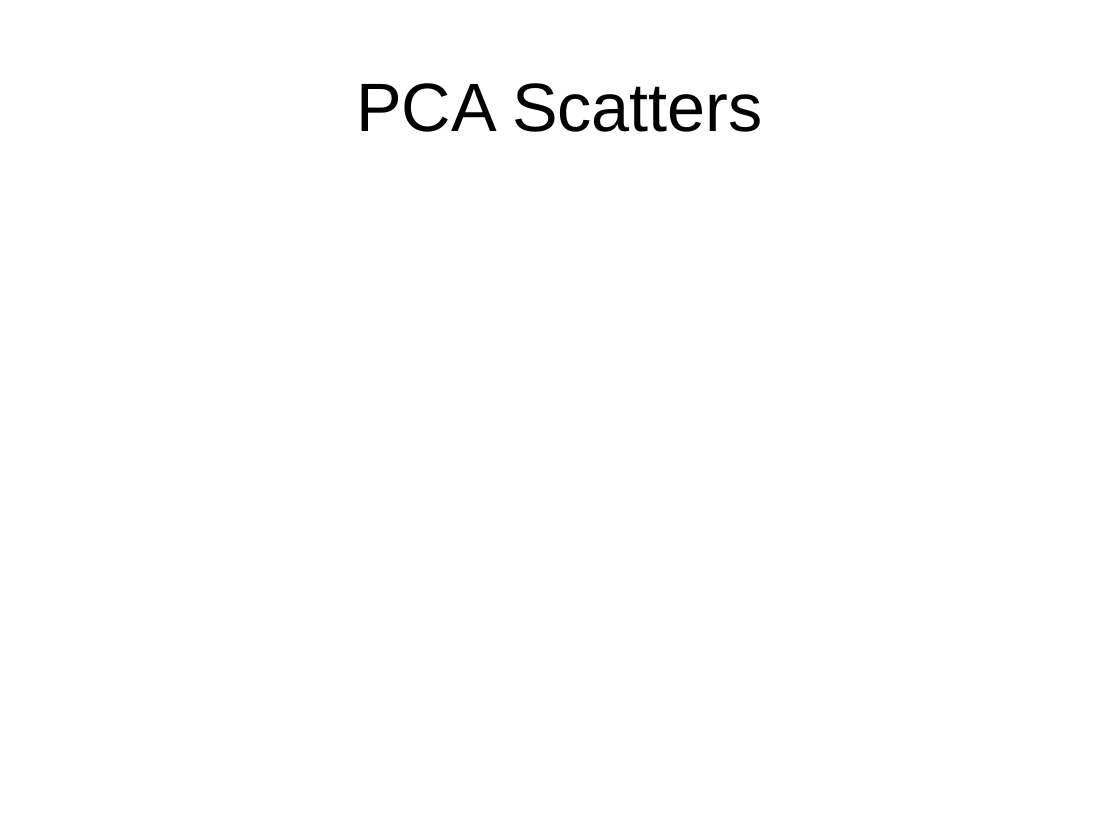
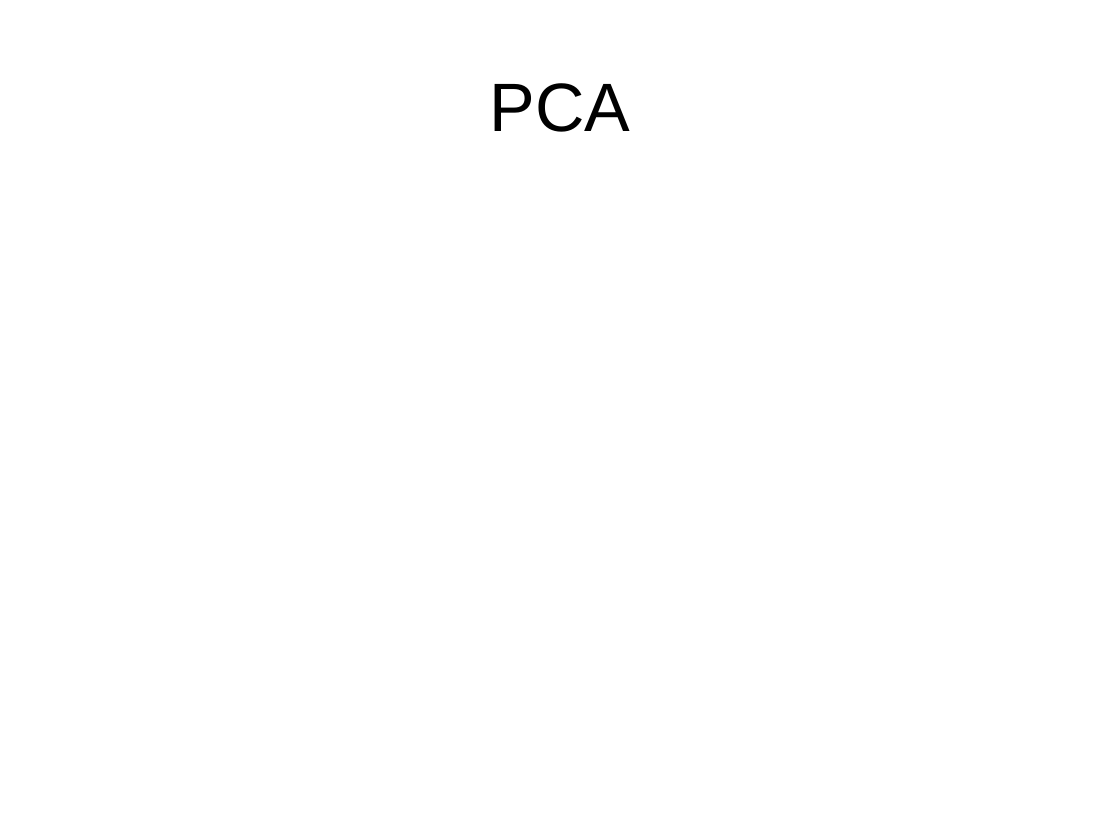
Before and after one commit to eotles/CS838, a slide deck: slide 15 of ProjectPresentation.pptx. Drawn at 1120x840 pixels with LibreOffice and Linux fonts; fonts in the diff are those of the drawing. Boxes give left, top, right and bottom in pixels: in the first picture for what was removed or moved away, otherwise in the second. Text is boxed around its words. In the diff, an @@ line names an element or a change of style, - is before the commit and + after.

```diff
--- a/ProjectPresentation.pptx
+++ b/ProjectPresentation.pptx
@@ title at box(490, 83, 631, 132): text changed @@
-PCA Scatters
+PCA
```
Also in this commit, not shown: 3 other slides changed, 2 slides added, 4 slides removed, 1 other file.
